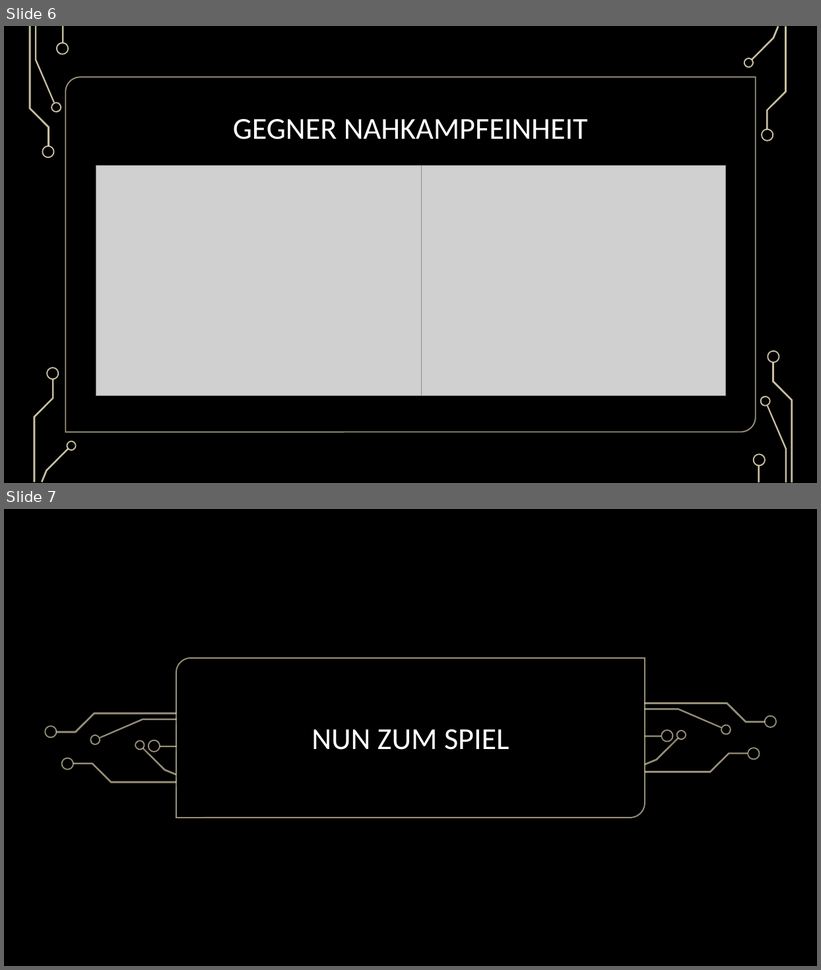
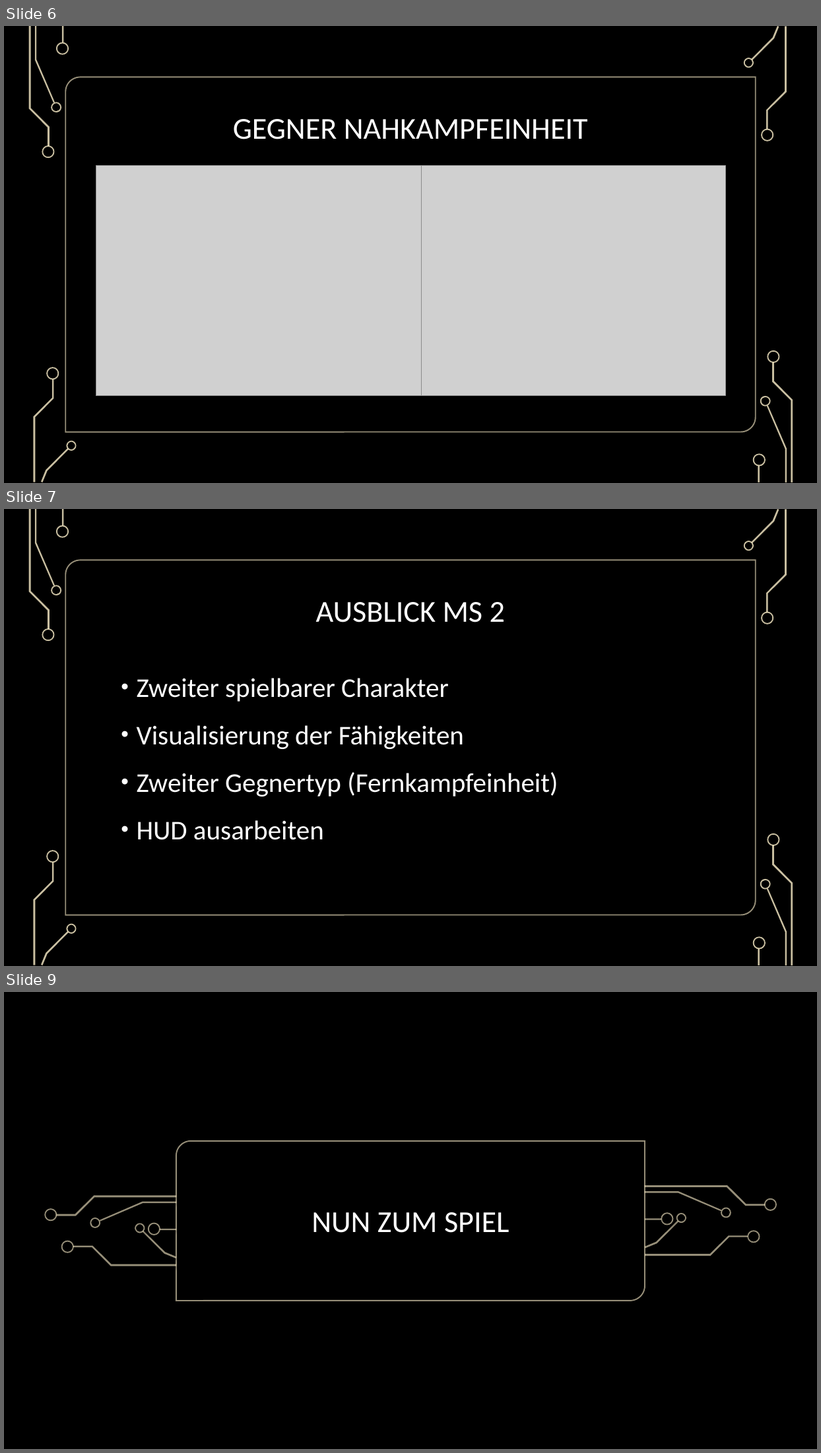
Before and after one commit to FelixGehm/Hero-Defense, a slide deck: Zwischenpräsentationen/MS1 Präsentation.pptx. Shown one above the other, each under a label of ours: slides 6 and 7 before the commit, slides 6, 7 and 9 after it; the slides between them are not shown. The pictures are 821x970 and 821x1453 pixels, drawn with LibreOffice and Linux fonts; fonts in the diff are those of the drawing; grey boxes stand for pictures; background and template pictures are left out. Boxes give left, top, right and bottom in pixels: in the first picture for what was removed or moved away, otherwise in the second. Text is boxed around its words. In the diff, an @@ line names an element or a change of style, - is before the commit and + after.

```diff
--- a/Zwischenpräsentationen/MS1 Präsentation.pptx
+++ b/Zwischenpräsentationen/MS1 Präsentation.pptx
@@ slide 7 added at [4, 509, 817, 966], background picture (left out); not listed: 17 template elements that a slide beside it also shows @@
@@ rectangle added at [4, 509, 817, 966], fill #000000 @@
@@ group added at [29, 509, 793, 966]: 18 freeform shapes, 2 rectangles, 1 round diag rect @@
@@ title added at [316, 602, 505, 623], 36 pt, text #FFFFFF @@
+AUSBLICK MS 2
@@ text added at [137, 678, 558, 840], 32 pt, text #FFFFFF @@
+• Zweiter spielbarer Charakter
+• Visualisierung der Fähigkeiten
+• Zweiter Gegnertyp (Fernkampfeinheit)
+• HUD ausarbeiten
@@ what was slide 7 is now slide 9 @@
```
Also in this commit, not shown: 1 slide changed, 1 other slide added.
